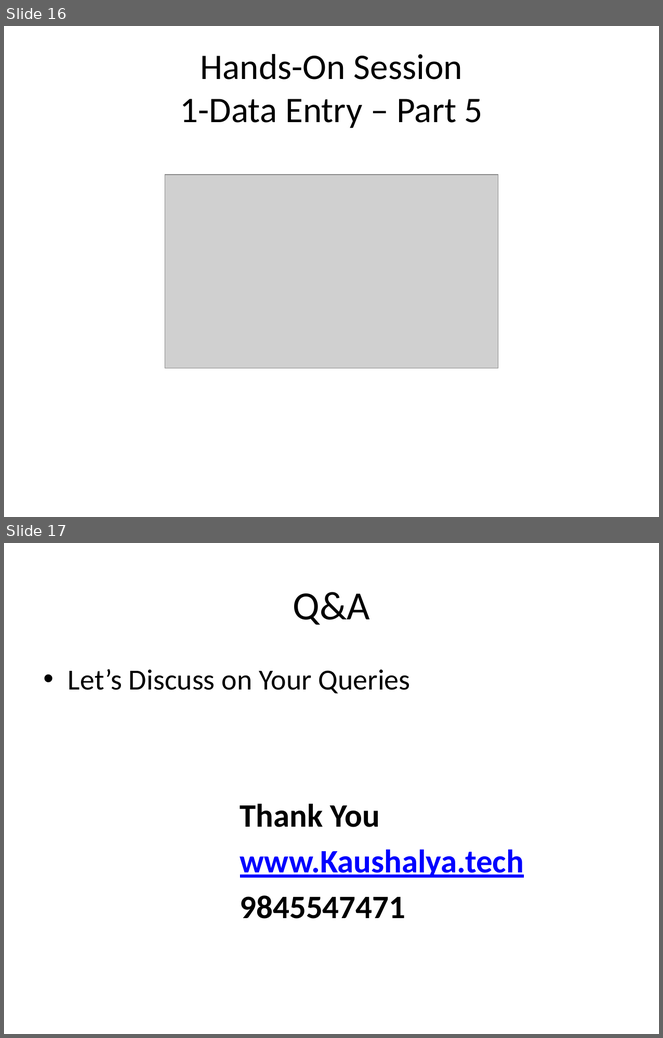
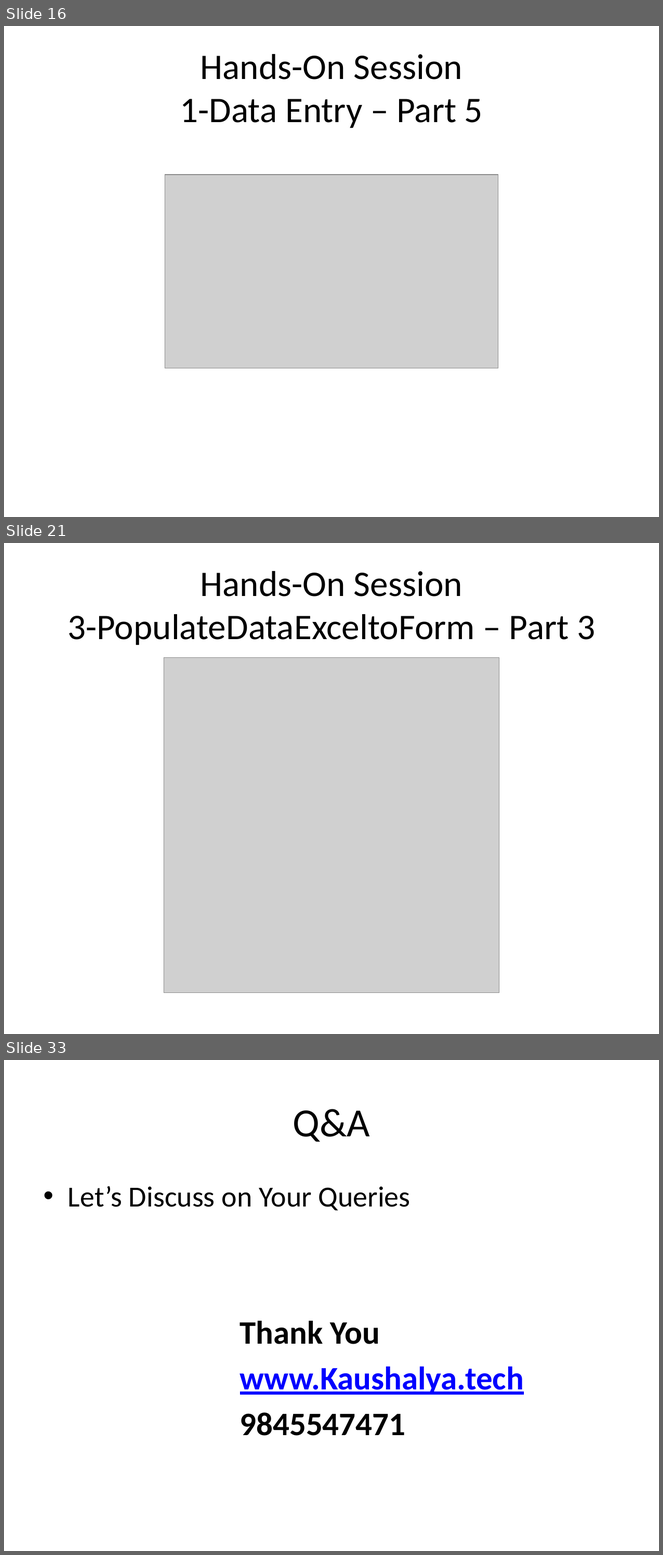
Before and after one commit to raghuprasadks/rpaworkshop, a slide deck: presentation/RPA_Introduction.pptx. Shown one above the other, each under a label of ours: slides 16 and 17 before the commit, slides 16, 21 and 33 after it; the slides between them are not shown. The pictures are 663x1038 and 663x1555 pixels, drawn with LibreOffice and Linux fonts; fonts in the diff are those of the drawing; grey boxes stand for pictures. Boxes give left, top, right and bottom in pixels: in the first picture for what was removed or moved away, otherwise in the second. Text is boxed around its words. In the diff, an @@ line names an element or a change of style, - is before the commit and + after.

```diff
--- a/presentation/RPA_Introduction.pptx
+++ b/presentation/RPA_Introduction.pptx
@@ slide 21 added at box(4, 543, 659, 1034), background #FFFFFF @@
@@ title added at box(67, 571, 595, 645), 39.6 pt, text #000000 @@
+Hands-On Session
+3-PopulateDataExceltoForm – Part 3
@@ picture added at box(164, 657, 500, 993) @@
@@ what was slide 17 is now slide 33 @@
```
Also in this commit, not shown: 1 slide changed, 15 other slides added, 46 other files.
